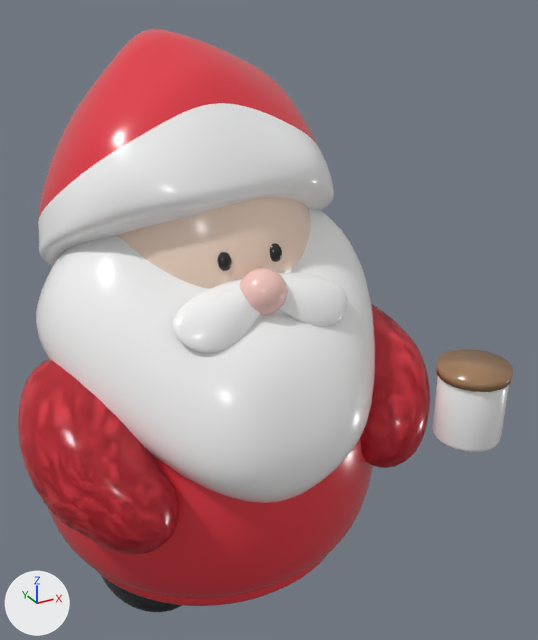
What one commit did to the Blender file docs/04_ART/models/santa/v2/blend/barista.blend.
Camera for both pictures: a 50 mm camera at (-1.46, -3.38, 3.12) aimed at (0.34, -0.1, 1.48). Arrows for +X, +Y and +Z are at lower left; the lights stay in place. The picture after the commit comes second.
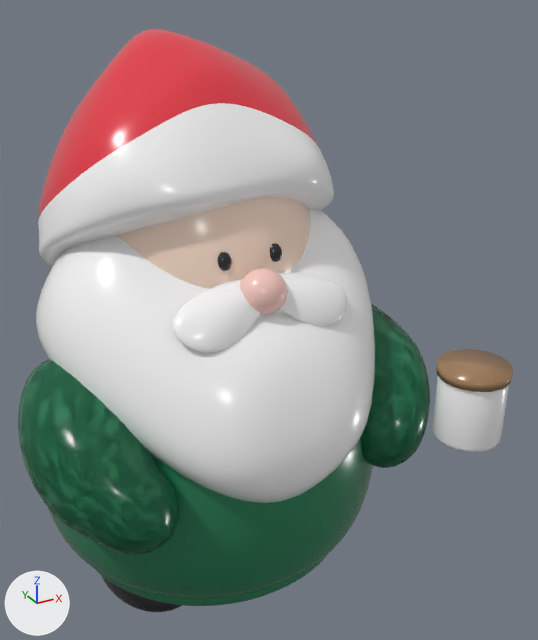
Where the change shows, as pixel boxes (x1, y1, x2, y2) in the pictures (538 x 640 px):
'Cylinder', recoloured (red to dark green)
    both: (18, 304, 430, 554)
'Sphere.005', recoloured (red to dark green)
    both: (48, 439, 373, 606)

Edits to the bpy script that builds the scene:
```text
Add mat_darkgreen:
    mat_darkgreen = principled_material('darkgreen')
    mat_darkgreen.base_color = (0.02, 0.2, 0.09)  # dark green #277c55
    mat_darkgreen.roughness = 0.22
Change me_sphere_021:
    where me_sphere_021.from_pydata(...)  # 130 vertices, 144 faces; spans x -1.0..1.0, y -1.0..1.0, z -0.7..0.99
    remove me_sphere_021.materials.append(mat_red)  # red #e53845
    add me_sphere_021.materials.append(mat_darkgreen)  # dark green #277c55
Change me_cylinder_002:
    where me_cylinder_002.from_pydata(...)  # 448 vertices, 392 faces; spans x -1.11..1.11, y -0.97..0.22, z 0.81..1.62
    remove me_cylinder_002.materials.append(mat_red)  # red #e53845
    add me_cylinder_002.materials.append(mat_darkgreen)  # dark green #277c55
```
